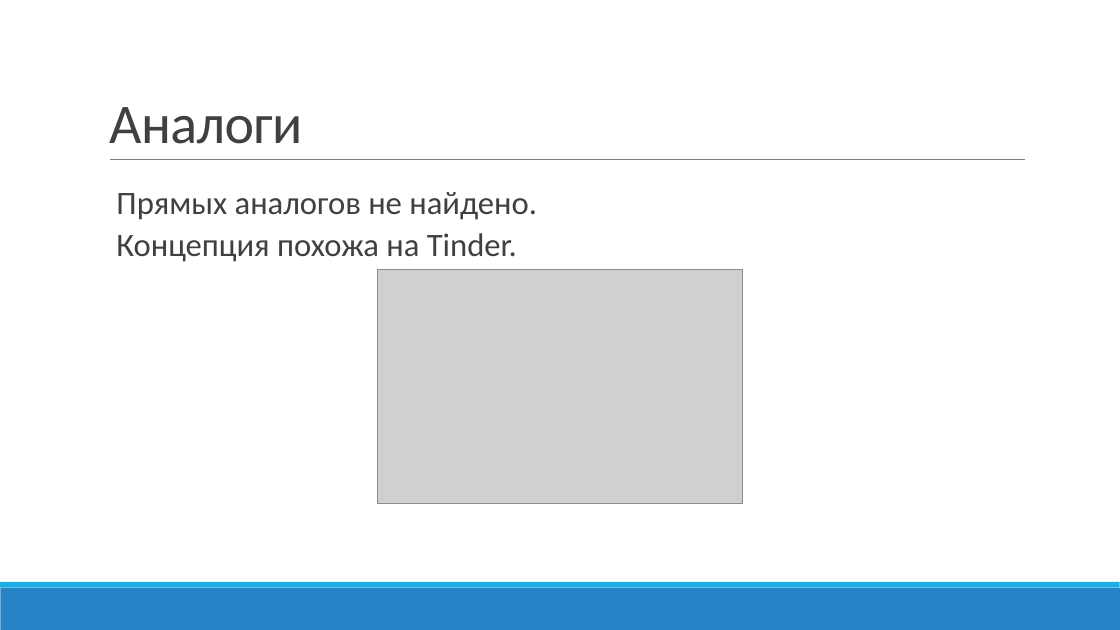
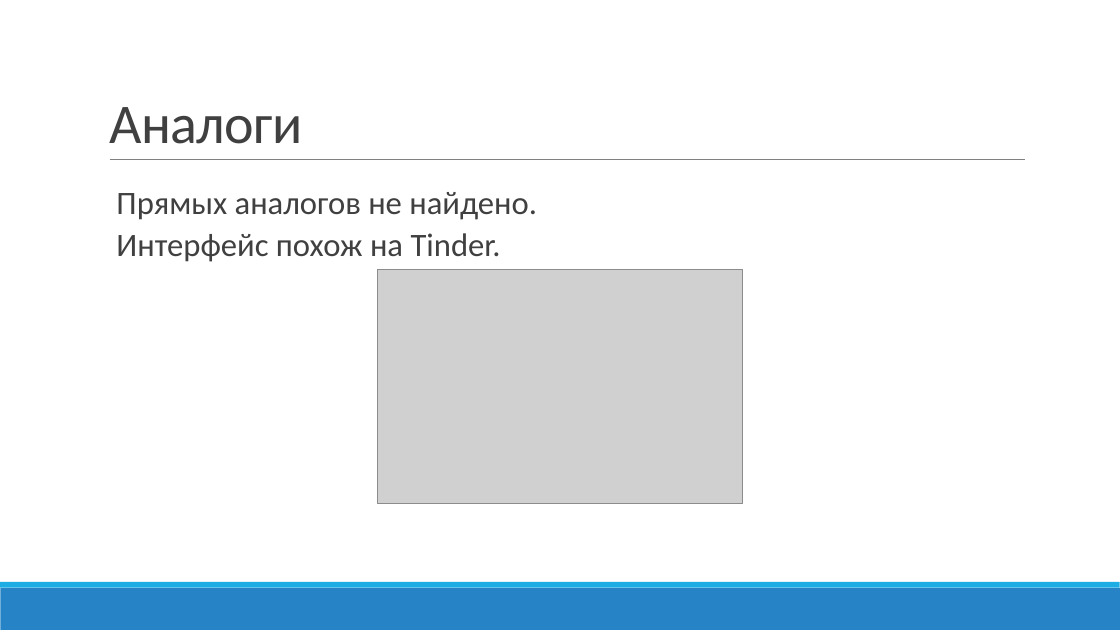
Before and after one commit to RobertArifulin/ReactNativeApp, a slide deck: slide 3 of docs/Презентцаия проекта.pptx. Drawn at 1120x630 pixels with LibreOffice and Linux fonts; fonts in the diff are those of the drawing; grey boxes stand for pictures. Boxes give left, top, right and bottom in pixels: in the first picture for what was removed or moved away, otherwise in the second. Text is boxed around its words. In the diff, an @@ line names an element or a change of style, - is before the commit and + after.

```diff
--- a/docs/Презентцаия проекта.pptx
+++ b/docs/Презентцаия проекта.pptx
@@ text at bbox=[116, 233, 501, 262]: text changed @@
-  Концепция похожа на Tinder.
+  Интерфейс похож на Tinder.
```
Also in this commit, not shown: 2 other slides changed, 1 slide added.
